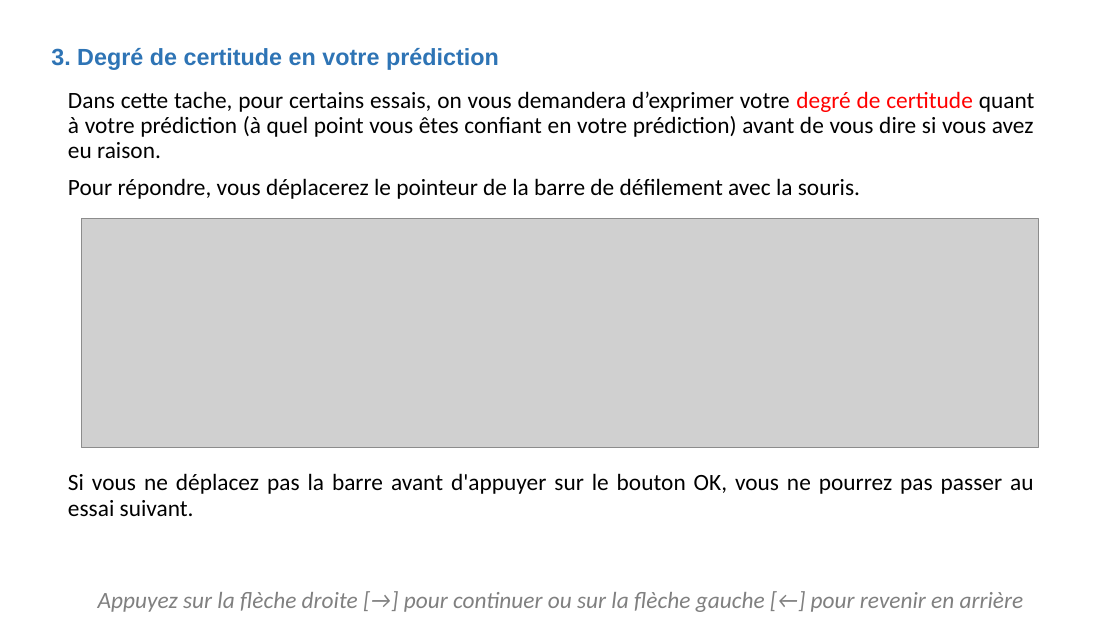
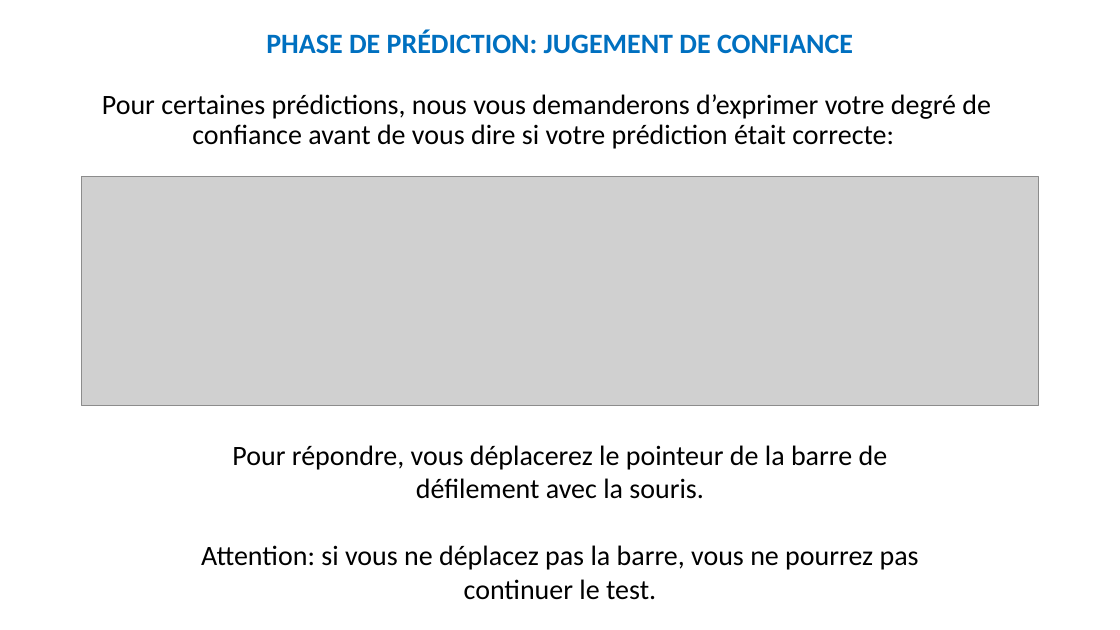
Before and after one commit to MBB-team/Online_Testing, a slide deck: slide 9 of src/DPD_task/stimuli/instructions/instructionsDPD.pptx (slide 7 before the commit). Drawn at 1120x630 pixels with LibreOffice and Linux fonts; fonts in the diff are those of the drawing; grey boxes stand for pictures. Boxes give left, top, right and bottom in pixels: in the first picture for what was removed or moved away, otherwise in the second. Text is boxed around its words. In the diff, an @@ line names an element or a change of style, - is before the commit and + after.

Commit message:
modif instructions test DPD
+ a few other modifs on the other tests

```diff
--- a/src/DPD_task/stimuli/instructions/instructionsDPD.pptx
+++ b/src/DPD_task/stimuli/instructions/instructionsDPD.pptx
@@ text removed at [51, 48, 499, 70] @@
-3. Degré de certitude en votre prédiction
@@ text added at [266, 30, 853, 54], 24 pt, text #0070C0, bold @@
+PHASE DE PRÉDICTION: JUGEMENT DE CONFIANCE
@@ text at [102, 94, 991, 149]: text changed; size 20 to 24 pt @@
-Dans cette tache, pour certains essais, on vous demandera d’exprimer votre degré de certitude quant à votre prédiction (à quel point vous êtes confiant en votre prédiction) avant de vous dire si vous avez eu raison.
-Pour répondre, vous déplacerez le pointeur de la barre de défilement avec la souris.
-Si vous ne déplacez pas la barre avant d'appuyer sur le bouton OK, vous ne pourrez pas passer au essai suivant.
+Pour certaines prédictions, nous vous demanderons d’exprimer votre degré de confiance avant de vous dire si votre prédiction était correcte:
@@ picture: place and size @@
-picture at [82, 218, 1038, 448]
+picture at [82, 176, 1038, 406]
@@ text added at [201, 445, 919, 600], 24 pt, text #000000 @@
+Pour répondre, vous déplacerez le pointeur de la barre de défilement avec la souris.
+Attention: si vous ne déplacez pas la barre, vous ne pourrez pas continuer le test.
@@ text removed at [98, 592, 1024, 612] @@
-Appuyez sur la flèche droite [→] pour continuer ou sur la flèche gauche [←] pour revenir en arrière
```
Also in this commit, not shown: 14 other slides changed, 8 slides added, 3 slides removed, 2 other files.
